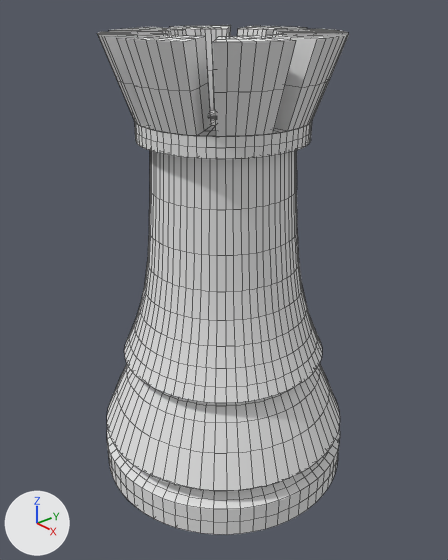
A saved change to the Blender file blender/Rook.blend.
Camera for both pictures: a 50 mm camera at (1.313, -1.139, 1.467) aimed at (0.011, -0.007, 0.656). The axes (+X, +Y, +Z) are drawn at lower left. The lights are the same throughout. Mesh edges are drawn as thin lines.

The scene before the commit, as lines of its bpy script (objects in view):
```python
me_cylinder = bpy.data.meshes.new('Cylinder')
me_cylinder.from_pydata(...)  # 544 vertices, 514 faces; spans x -1.12..1.12, y -1.12..1.12, z -0.98..2.82
me_cylinder.materials.append(mat_material)  # white #e7e7e7
ob_cylinder = bpy.data.objects.new('Cylinder', me_cylinder)
ob_cylinder.location = (0.0, 0.0, 0.357)
ob_cylinder.scale = (0.356, 0.356, 0.356)
_m = ob_cylinder.modifiers.new('EdgeSplit', 'EDGE_SPLIT')
_m = ob_cylinder.modifiers.new('Subsurf', 'SUBSURF')
_m.render_levels = 1
```
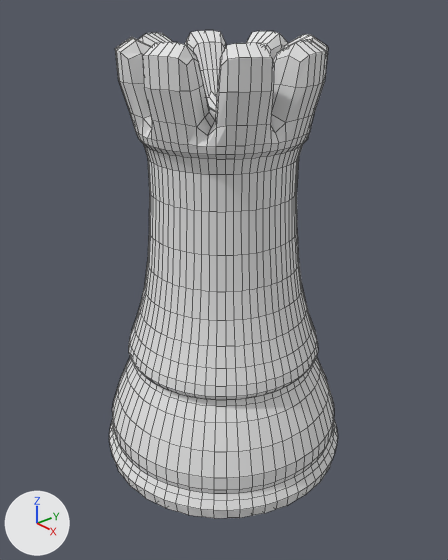
Pixel boxes (x1, y1, x2, y2) of what changed, in the pictures (448 x 560 px):
'Cylinder', reshaped, modifiers changed (9% narrower)
    before: (97, 25, 349, 535)
    after: (109, 30, 338, 518)
part 1 of me_cylinder, cut back
    before: (135, 122, 312, 159)
    after: (129, 111, 314, 155)

Patch to the scene script:
```diff
--- a/blender/Rook.blend.py
+++ b/blender/Rook.blend.py
@@ me_cylinder @@
 # used by ob_cylinder; location = (0.0, 0.0, 0.357); scale = (0.356, 0.356, 0.356)
-me_cylinder.from_pydata(...)  # 544 vertices, 514 faces; spans x -1.12..1.12, y -1.12..1.12, z -0.98..2.82
+me_cylinder.from_pydata(...)  # 512 vertices, 482 faces; spans x -1.12..1.12, y -1.12..1.12, z -0.98..2.82
+# me_cylinder part 1
+# 32 vertices are removed from x -0.68..0.68, y -0.68..0.68, z 2.21
+# 64 faces are deleted
+# 32 new faces join them
 me_cylinder.materials.append(mat_material)
@@ ob_cylinder @@
 ob_cylinder.scale = (0.356, 0.356, 0.356)
-_m = ob_cylinder.modifiers.new('EdgeSplit', 'EDGE_SPLIT')
 _m = ob_cylinder.modifiers.new('Subsurf', 'SUBSURF')
```
